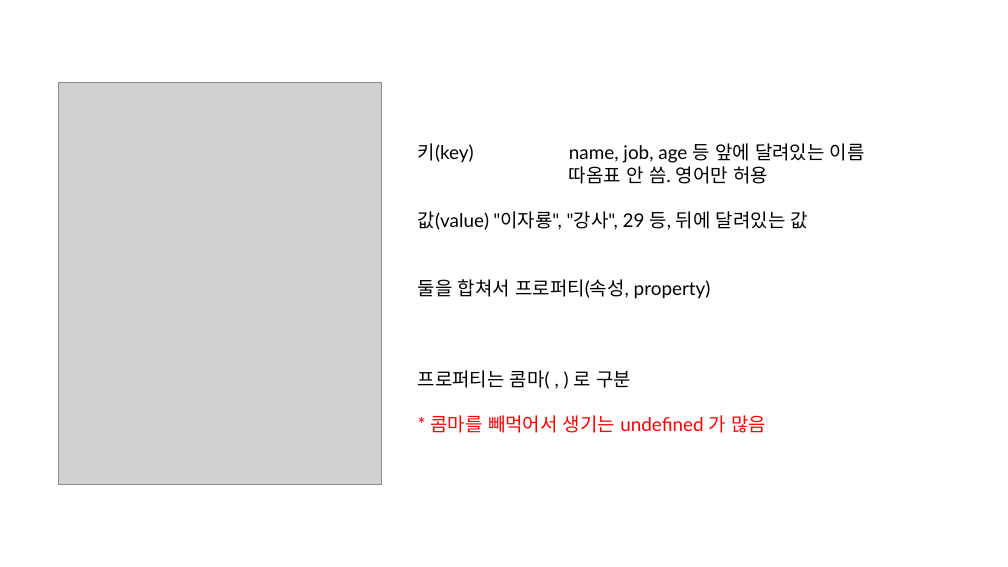
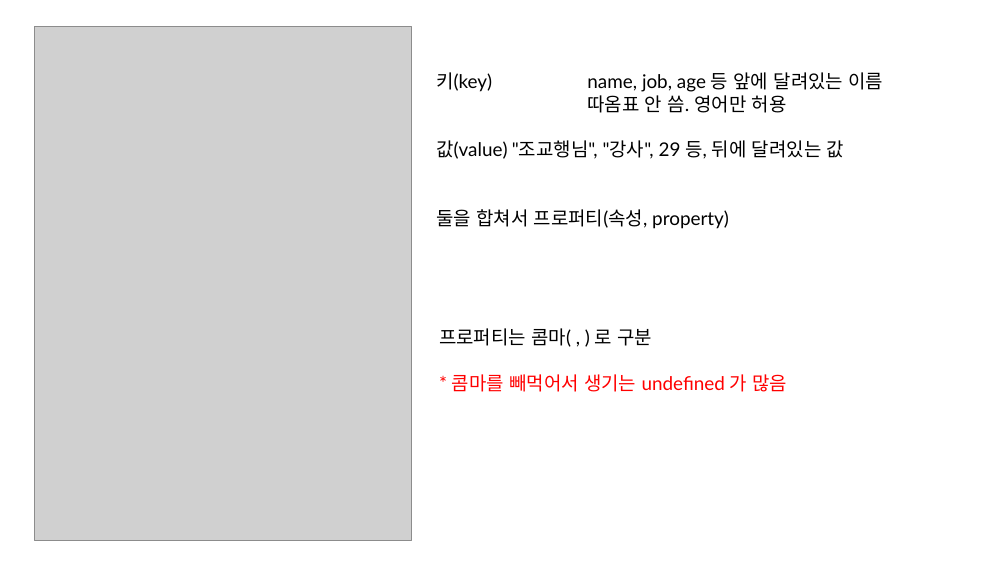
Before and after one commit to assistant-redcap/js-course-for-developer, a slide deck: slide 36 of 코딩 해본 사람이 빠르게 보는 기초 js.pptx. Drawn at 1008x567 pixels with LibreOffice and Linux fonts; fonts in the diff are those of the drawing; grey boxes stand for pictures. Boxes give left, top, right and bottom in pixels: in the first picture for what was removed or moved away, otherwise in the second. Text is boxed around its words. In the diff, an @@ line names an element or a change of style, - is before the commit and + after.

```diff
--- a/코딩 해본 사람이 빠르게 보는 기초 js.pptx
+++ b/코딩 해본 사람이 빠르게 보는 기초 js.pptx
@@ picture: place and size @@
-picture at box(58, 82, 381, 485)
+picture at box(34, 26, 411, 541)
@@ text added at box(436, 72, 883, 229), 18 pt, text #000000 @@
+키(key) name, job, age 등 앞에 달려있는 이름
+따옴표 안 씀. 영어만 허용
+값(value) "조교행님", "강사", 29 등, 뒤에 달려있는 값
+둘을 합쳐서 프로퍼티(속성, property)
@@ text at box(418, 143, 865, 299): paragraphs removed @@
-키(key) name, job, age 등 앞에 달려있는 이름
-따옴표 안 씀. 영어만 허용
-값(value) "이자룡", "강사", 29 등, 뒤에 달려있는 값
-둘을 합쳐서 프로퍼티(속성, property)
@@ text "프로퍼티는 콤마( , ) 로 ...": place and size @@
-text "프로퍼티는 콤마( , ) 로 ..." at box(418, 143, 865, 433)
+text "프로퍼티는 콤마( , ) 로 ..." at box(439, 328, 788, 392)
```
Also in this commit, not shown: 13 other slides changed, 1 other file.
